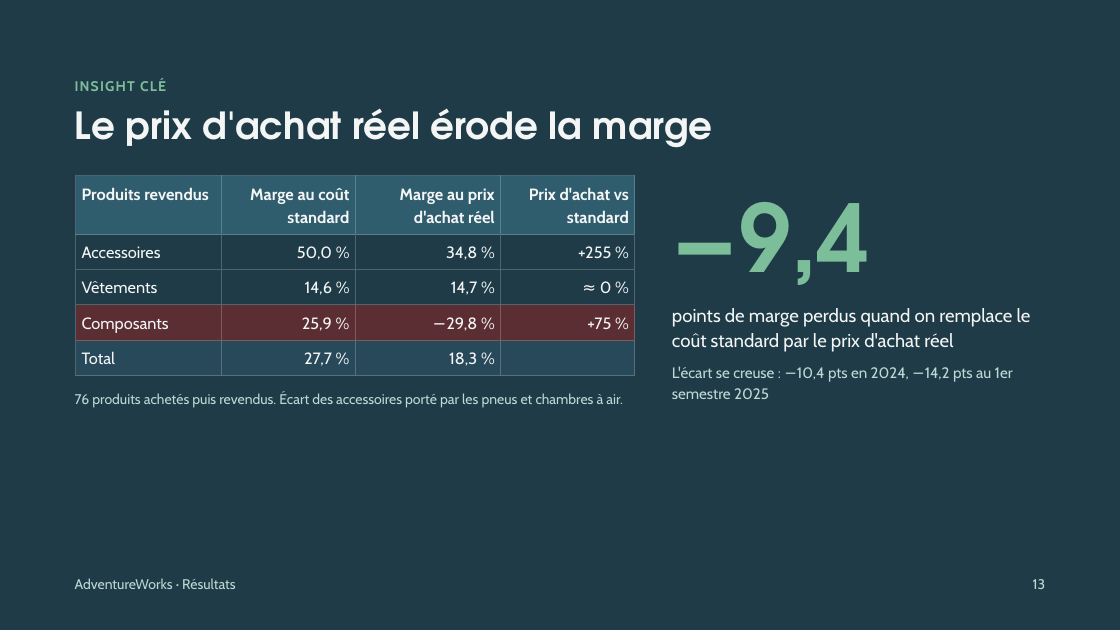
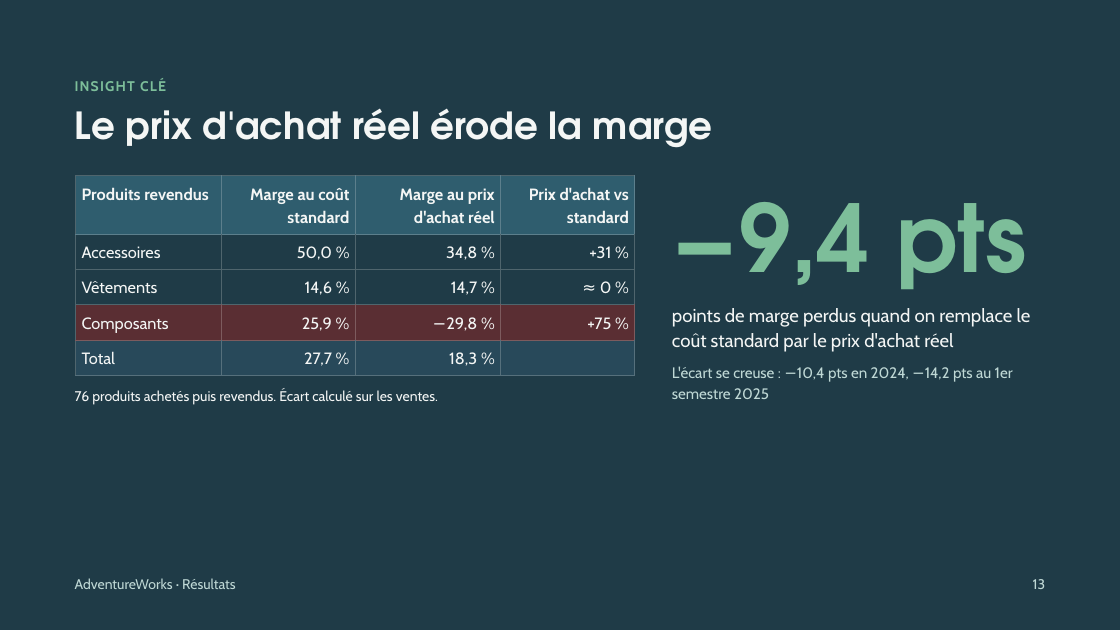
Before and after one commit to XiaoqingGdc/adventureworks-supply-chain-analysis, a slide deck: slide 13 of presentation/AdventureWorks_Soutenance.pptx. Drawn at 1120x630 pixels with LibreOffice and Linux fonts; fonts in the diff are those of the drawing. Boxes give left, top, right and bottom in pixels: in the first picture for what was removed or moved away, otherwise in the second. Text is boxed around its words. In the diff, an @@ line names an element or a change of style, - is before the commit and + after.

```diff
--- a/presentation/AdventureWorks_Soutenance.pptx
+++ b/presentation/AdventureWorks_Soutenance.pptx
@@ table at (76, 176, 635, 376) @@
-row 2, column 4: +255 %
+row 2, column 4: +31 %
@@ text at (672, 202, 1027, 310): text changed @@
-−9,4
+−9,4 pts
@@ text at (75, 389, 438, 405): text changed; text colour #BFD8D5 to #F4F6F5 @@
-76 produits achetés puis revendus. Écart des accessoires porté par les pneus et chambres à air.
+76 produits achetés puis revendus. Écart calculé sur les ventes.
```
Also in this commit, not shown: 9 other slides changed, 1 slide removed.
